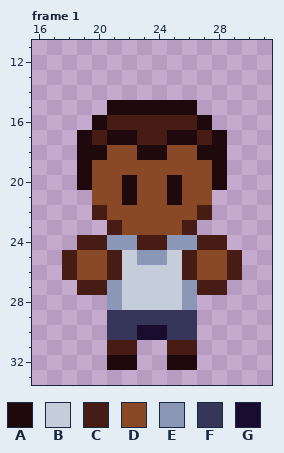
A pixel-art file gets an edit: DetentionProject/Aseprite/Npc's/Juliano.aseprite. The picture above was drawn from the file before the commit.
48x48 pixels, 2 frames. Shown: frame 1: x 16..31, y 11..33. The commit also changed other frames, which this record leaves out.
Visible layers, top first: "hands", "head", "body".
Palette (. is transparent): A #1e090d  B #c5cddb  C #461c14  D #8a4926  E #8b97b6  F #353658  G #180d2f
Pixels before, frame 1, first column x 18:
15 ...AAAAAA...
16 ..ACCCCCCA..
17 .ACAACCAACA.
18 .AADDAADDAA.
19 .ADDDDDDDDA.
20 .ADDADDADDA.
21 ..DDADDADD..
22 ..CDDDDDDC..
23 ...CDDDDC...
24 .CCEECCEECC.
25 CDDCBEEBCDDC
26 CDDCBBBBCDDC
27 .CCEBBBBECC.
28 ...EBBBBE...
29 ...FFFFFF...
30 ...FFGGFF...
31 ...CC..CC...
32 ...AA..AA...
After:
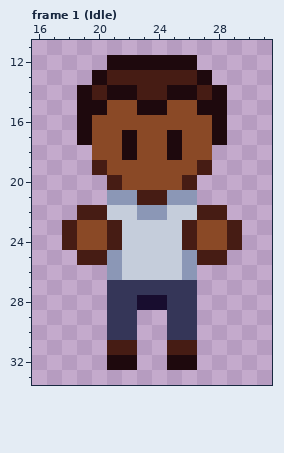
The commit says: All npcs idle sprites
The exact change:
Changed rows in their new state; - is an unchanged pixel.
Frame 1 (Idle), layers "hands", "head", "body":
first column x 18:
12 ---AAAAAA---
13 --ACCCCCCA--
14 -ACAACCAACA-
15 -AADD--DDAA-
16 -ADDDDDDDDA-
17 --DD-DD-DD--
18 -.D-ADDA-D.-
19 -.C------C.-
20 -..CD--DC..-
21 --.EECCEE.--
22 -C-BBEEBB-C-
23 CDD-BBBB-DDC
24 CDDCBBBBCDDC
25 .CCE-BB-ECC.
26 ...E----E...
27 -..FFFFFF..-
28 ---FFGGFF---
29 -----..-----
30 -----..-----
Where, in picture pixels (left, top, right, bottom), the same in both pictures:
changed: (62, 55, 242, 340)
